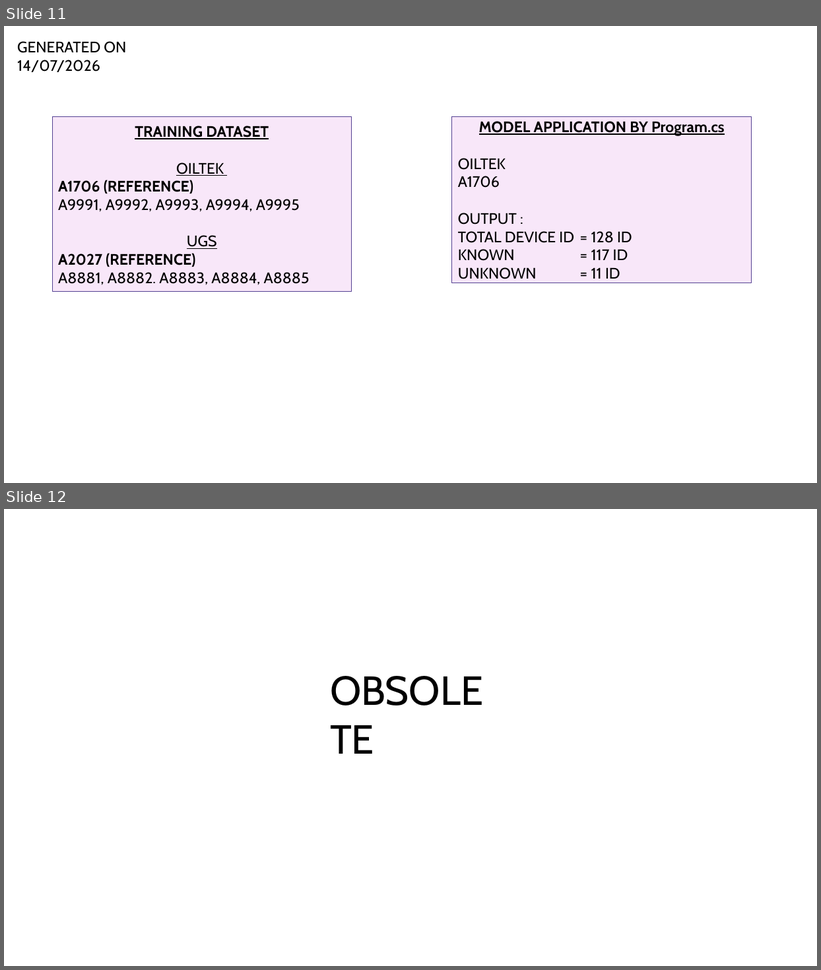
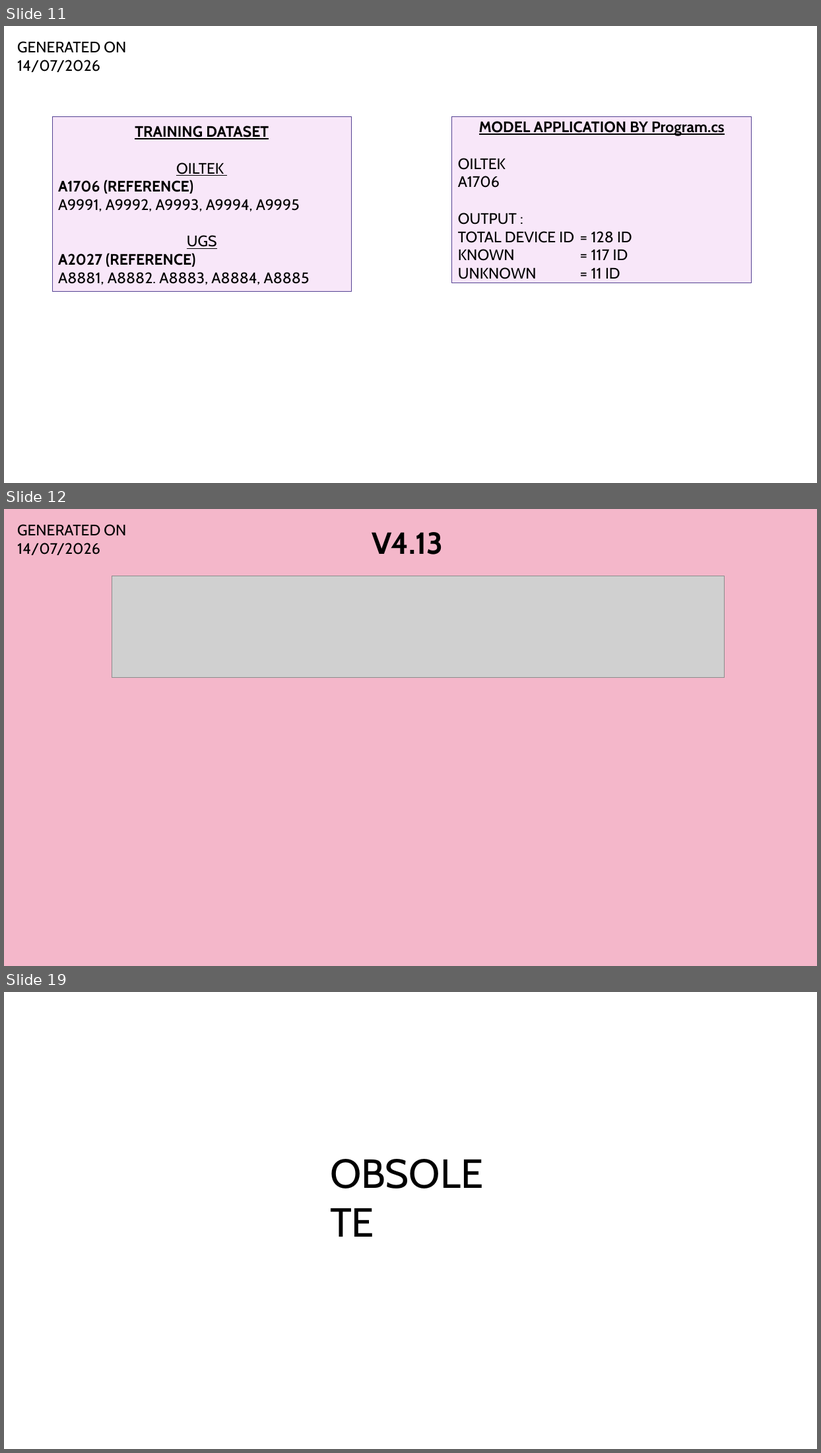
Before and after one commit to Syaziyah30/DeviceCluster, a slide deck: 1.training_model/supplementary/Device Identifier 20260520.pptx. Shown one above the other, each under a label of ours: slides 11 and 12 before the commit, slides 11, 12 and 19 after it; the slides between them are not shown. The pictures are 821x970 and 821x1453 pixels, drawn with LibreOffice and Linux fonts; fonts in the diff are those of the drawing; grey boxes stand for pictures. Boxes give left, top, right and bottom in pixels: in the first picture for what was removed or moved away, otherwise in the second. Text is boxed around its words. In the diff, an @@ line names an element or a change of style, - is before the commit and + after.

```diff
--- a/1.training_model/supplementary/Device Identifier 20260520.pptx
+++ b/1.training_model/supplementary/Device Identifier 20260520.pptx
@@ slide 12 added at (4, 509, 817, 966), background #F4B7CA @@
@@ text added at (17, 524, 126, 555), 18 pt, text #000000 @@
+GENERATED ON 14/07/2026
@@ text added at (372, 532, 444, 555), 36 pt, text #000000, bold @@
+V4.13
@@ picture added at (112, 576, 725, 677) @@
@@ what was slide 12 is now slide 19 @@
```
Also in this commit, not shown: 6 other slides added, 3 other files.
